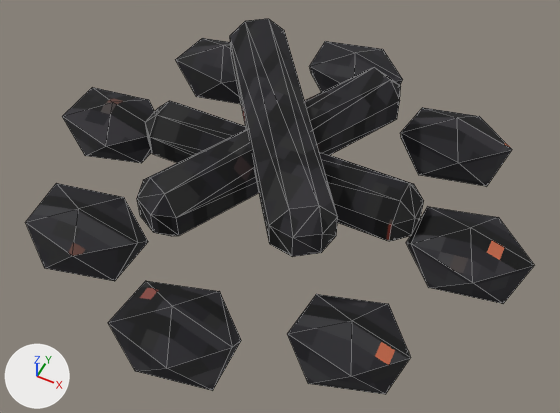
The glTF model ArenaTaticaUnity/Assets/ArenaTatica/Resources/Models/Mapa/vulcao/enfeite_fogueira.glb as it was, and as the next commit left it.
The view is the same before and after, from a 50 mm camera at (0.3, -0.595, 0.755) aimed at (0.021, -0.036, 0.056). Lighting does not change. The marker at lower left points along +X, +Y and +Z. The older version comes first. Mesh edges are drawn as thin lines.

Objects in the first picture: 'vulcao_enfeite_fogueira'.
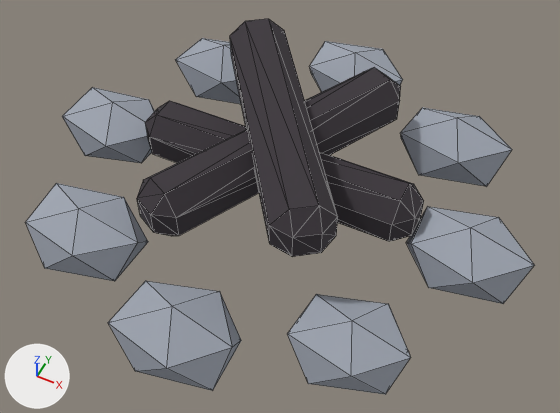
Location of each change, (x1, y1, x2, y2) in pixels of the pictures (560 x 413 px):
```json
{"object": "vulcao_enfeite_fogueira", "change": "surface changed", "before": [26, 19, 534, 395], "after": [26, 19, 534, 395], "on screen": "black to grey"}
```

Scene script edits in JSON lines:
```json
{"block": "mat_vulcao_pedra", "where": "n0 = _N.new('ShaderNodeBsdfPrincipled'); n0.name = 'Principled BSDF'"}
{"op": "set", "path": "n0.inputs[2].default_value", "old": "0.9", "new": "0.88", "note": "'Roughness'"}
{"block": "mat_vulcao_pedra", "where": "n2 = _N.new('ShaderNodeMix'); n2.name = 'Mix'"}
{"op": "add", "block": "mat_vulcao_pedra", "code": "n2.inputs[7].default_value = (0.34, 0.37, 0.43, 1.0)  # 'B', grey #9ea4af"}
{"op": "remove", "block": "mat_vulcao_pedra", "code": "n4 = _N.new('ShaderNodeTexImage'); n4.name = 'Image Texture'"}
{"op": "remove", "block": "mat_vulcao_pedra", "code": "n4.image = img_vulcao_pedra"}
{"op": "remove", "block": "mat_vulcao_pedra", "code": "n4.interpolation = 'Closest'"}
{"block": "mat_vulcao_pedra", "where": "n3 = _N.new('ShaderNodeVertexColor'); n3.name = 'Color Attribute'"}
{"op": "remove", "block": "mat_vulcao_pedra", "code": "_L.new(n3.outputs[0], n2.inputs[7])  # 'Color' to 'B'"}
{"op": "remove", "block": "mat_vulcao_pedra", "code": "_L.new(n4.outputs[0], n2.inputs[6])  # 'Color' to 'A'"}
{"op": "add", "block": "mat_vulcao_pedra", "code": "_L.new(n3.outputs[0], n2.inputs[6])  # 'Color' to 'A'"}
{"block": "mat_vulcao_casca", "where": "n0 = _N.new('ShaderNodeBsdfPrincipled'); n0.name = 'Principled BSDF'"}
{"op": "set", "path": "n0.inputs[2].default_value", "old": "0.9", "new": "0.88", "note": "'Roughness'"}
{"block": "mat_vulcao_casca", "where": "n2 = _N.new('ShaderNodeMix'); n2.name = 'Mix'"}
{"op": "add", "block": "mat_vulcao_casca", "code": "n2.inputs[7].default_value = (0.04, 0.032, 0.04, 1.0)  # 'B', dark grey #383238"}
{"op": "remove", "block": "mat_vulcao_casca", "code": "n4 = _N.new('ShaderNodeTexImage'); n4.name = 'Image Texture'"}
{"op": "remove", "block": "mat_vulcao_casca", "code": "n4.image = img_vulcao_casca"}
{"op": "remove", "block": "mat_vulcao_casca", "code": "n4.interpolation = 'Closest'"}
{"block": "mat_vulcao_casca", "where": "n3 = _N.new('ShaderNodeVertexColor'); n3.name = 'Color Attribute'"}
{"op": "remove", "block": "mat_vulcao_casca", "code": "_L.new(n3.outputs[0], n2.inputs[7])  # 'Color' to 'B'"}
{"op": "remove", "block": "mat_vulcao_casca", "code": "_L.new(n4.outputs[0], n2.inputs[6])  # 'Color' to 'A'"}
{"op": "add", "block": "mat_vulcao_casca", "code": "_L.new(n3.outputs[0], n2.inputs[6])  # 'Color' to 'A'"}
```
